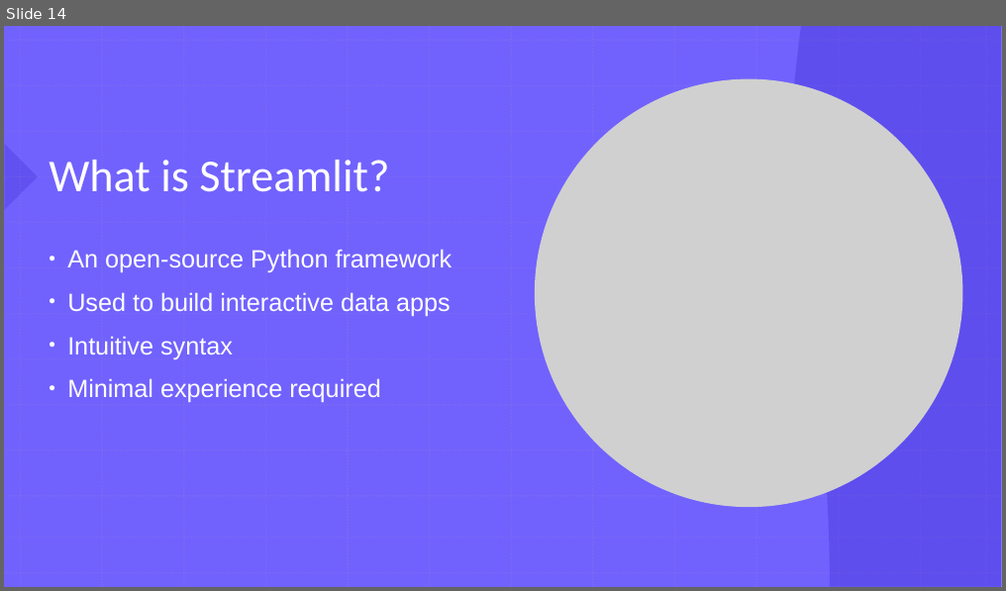
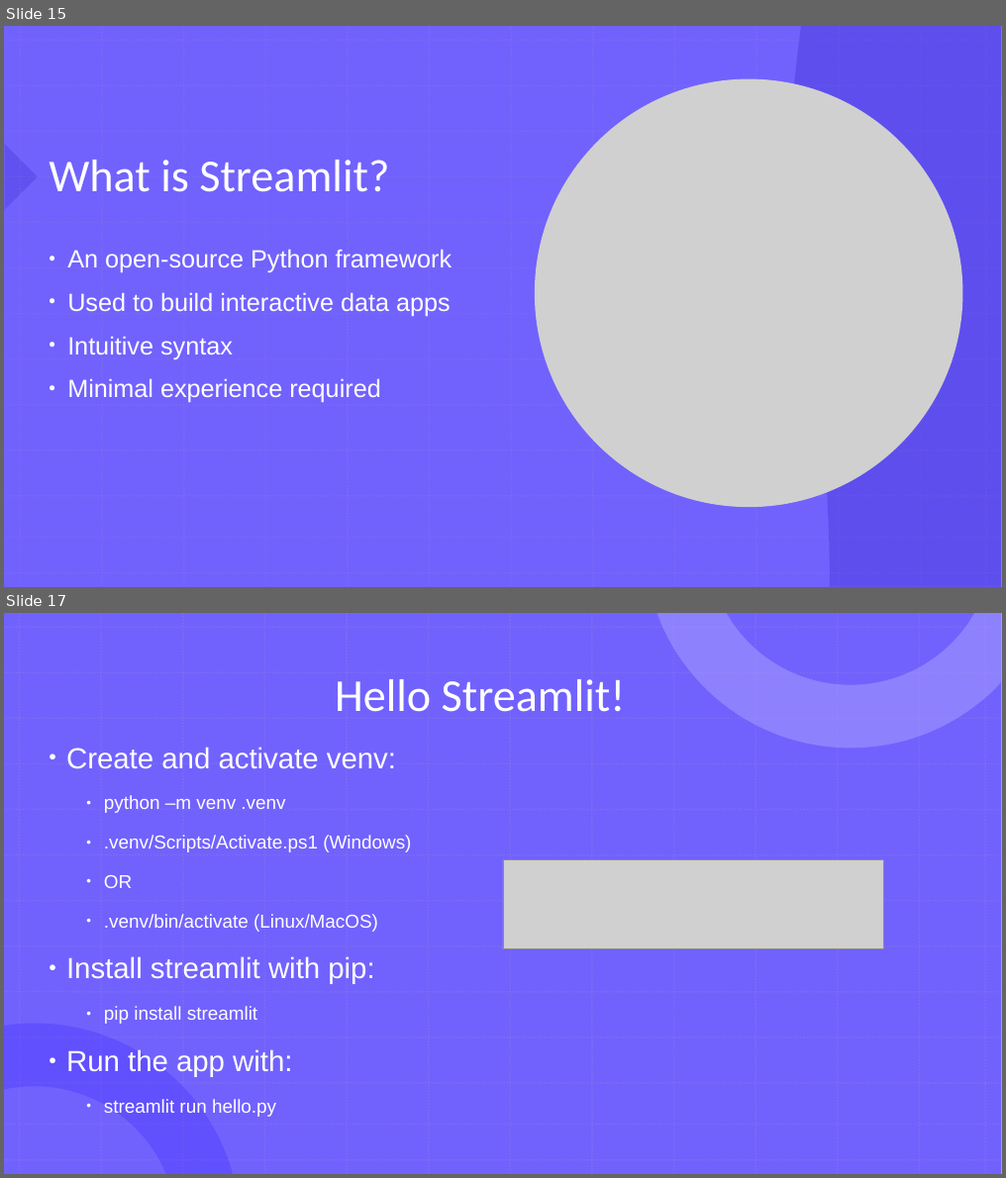
Before and after one commit to Soplicow/streamlit-dash, a slide deck: Dash-Streamlit_Presentation.pptx. Shown one above the other, each under a label of ours: slide 14 before the commit, slides 15 and 17 after it; the slides between them are not shown. The pictures are 1006x591 and 1006x1178 pixels, drawn with LibreOffice and Linux fonts; fonts in the diff are those of the drawing; grey boxes stand for pictures. Boxes give left, top, right and bottom in pixels: in the first picture for what was removed or moved away, otherwise in the second. Text is boxed around its words. In the diff, an @@ line names an element or a change of style, - is before the commit and + after.

Commit message:
Feat: streamlit_tutorial.md, streamlit presentation part, tasks, minor changes in graph.py, meteorites.py Copied customers.csv to streamlit folder for ease of access

```diff
--- a/Dash-Streamlit_Presentation.pptx
+++ b/Dash-Streamlit_Presentation.pptx
@@ slide 17 added at [4, 613, 1002, 1174], background #FFFFFF; not listed: 28 template elements that a slide beside it also shows @@
@@ rectangle added at [4, 613, 1002, 1174], fill #7162FE @@
@@ title added at [335, 679, 626, 712], 44 pt, text #FFFFFF @@
+Hello Streamlit!
@@ text added at [66, 747, 411, 1117], 18 pt, text #FFFFFF @@
+● Create and activate venv:
+  ● python –m venv .venv
+  ● .venv/Scripts/Activate.ps1 (Windows)
+  ● OR
+  ● .venv/bin/activate (Linux/MacOS)
+● Install streamlit with pip:
+  ● pip install streamlit
+● Run the app with:
+  ● streamlit run hello.py
@@ picture added at [503, 861, 884, 950] @@
@@ what was slide 14 is now slide 15 @@
```
Also in this commit, not shown: 4 slides changed, 3 other slides added, 12 other files.
